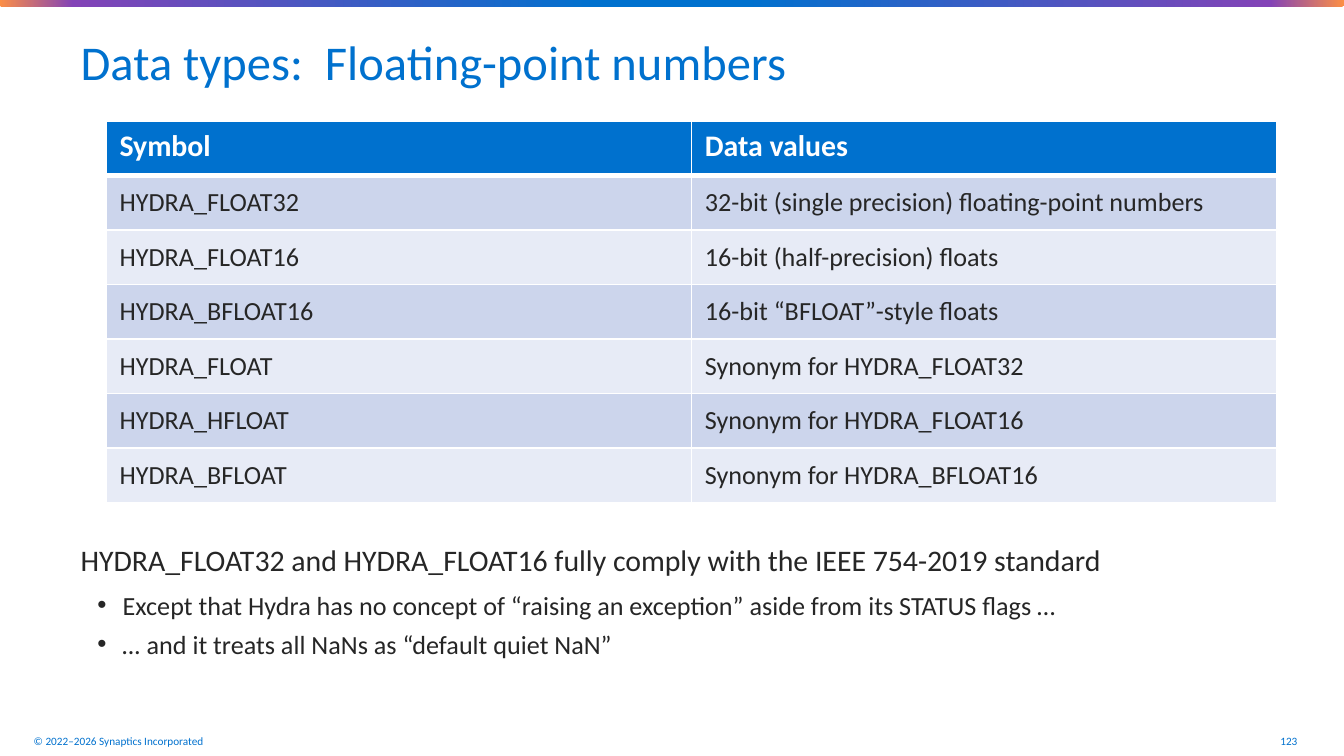
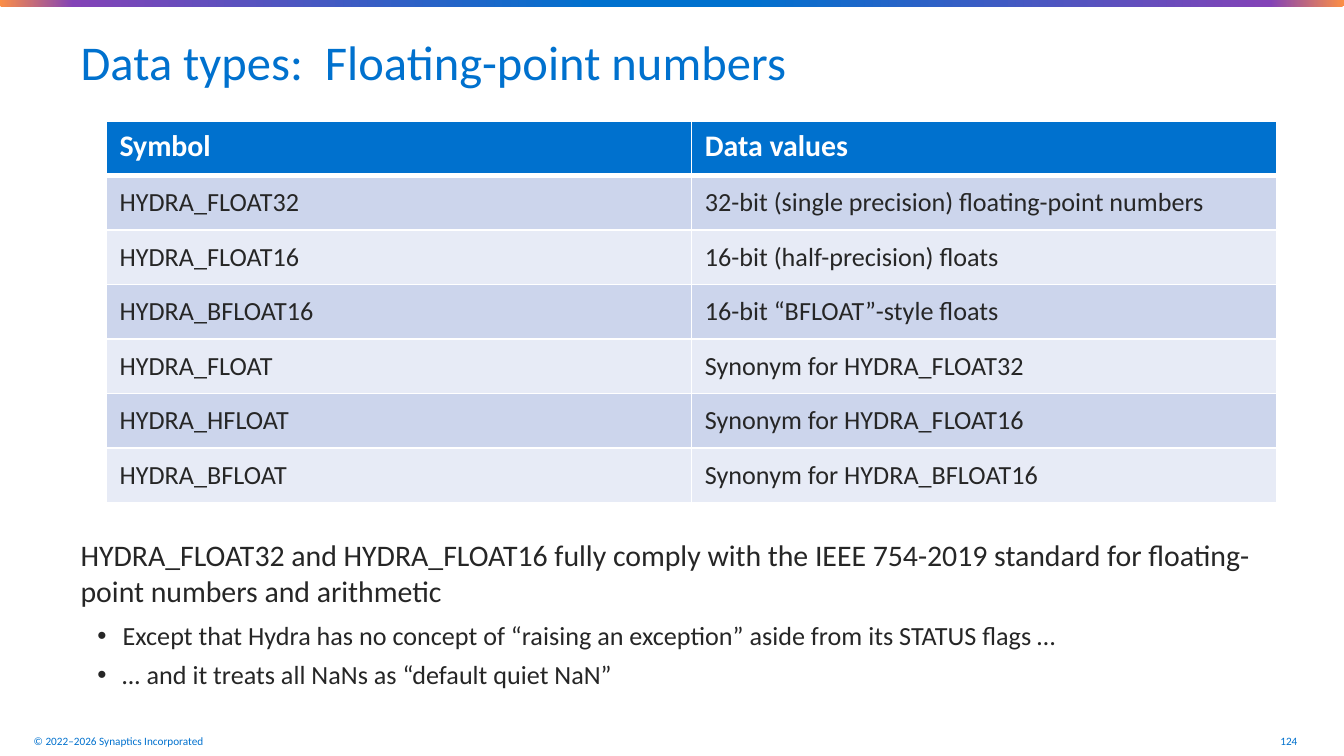
Before and after one commit to synaptics-public/synaptics-hydra, a slide deck: slide 124 of doc/hydra4-architecture-overview.pptx (slide 123 before the commit). Drawn at 1344x756 pixels with LibreOffice and Linux fonts; fonts in the diff are those of the drawing; background and template pictures are left out. Boxes give left, top, right and bottom in pixels: in the first picture for what was removed or moved away, otherwise in the second. Text is boxed around its words. In the diff, an @@ line names an element or a change of style, - is before the commit and + after.

Commit message:
Various improvements to the Hydra slide deck.

```diff
--- a/doc/hydra4-architecture-overview.pptx
+++ b/doc/hydra4-architecture-overview.pptx
@@ text at bbox=[81, 545, 1249, 607]: text changed @@
-HYDRA_FLOAT32 and HYDRA_FLOAT16 fully comply with the IEEE 754-2019 standard
+HYDRA_FLOAT32 and HYDRA_FLOAT16 fully comply with the IEEE 754-2019 standard for floating-point numbers and arithmetic
@@ page number at bbox=[1280, 737, 1297, 745]: text changed @@
-123
+124
```
Also in this commit, not shown: 52 other slides changed, 2 slides added, 1 other file.
